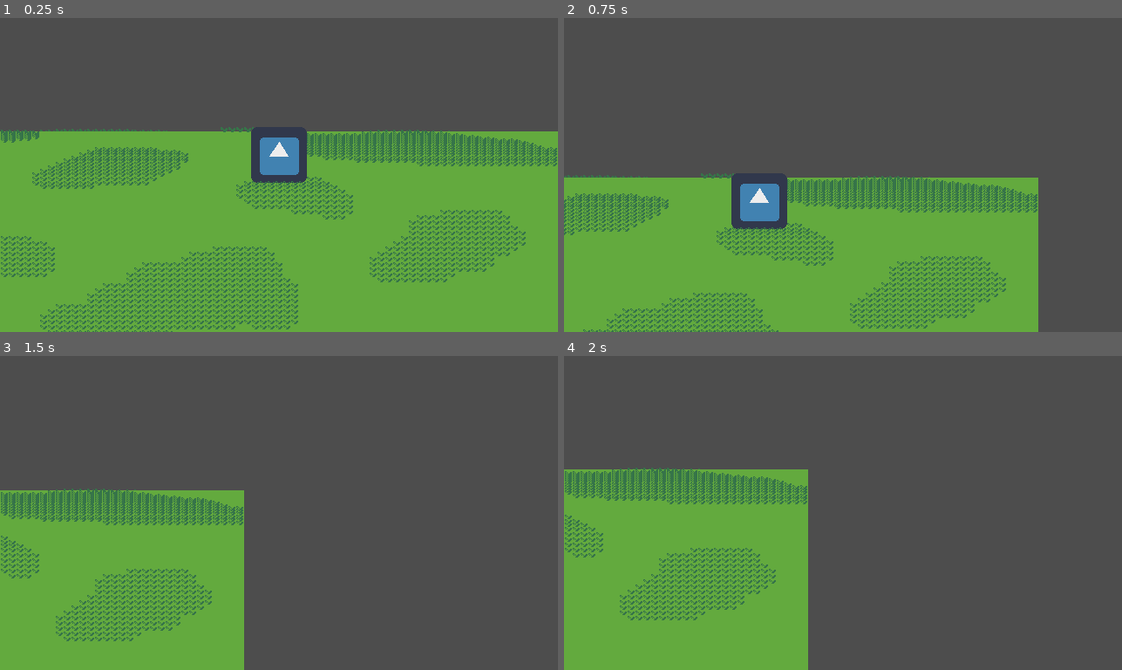
Above: before the commit, frames 1-4 (two rows, left to right).
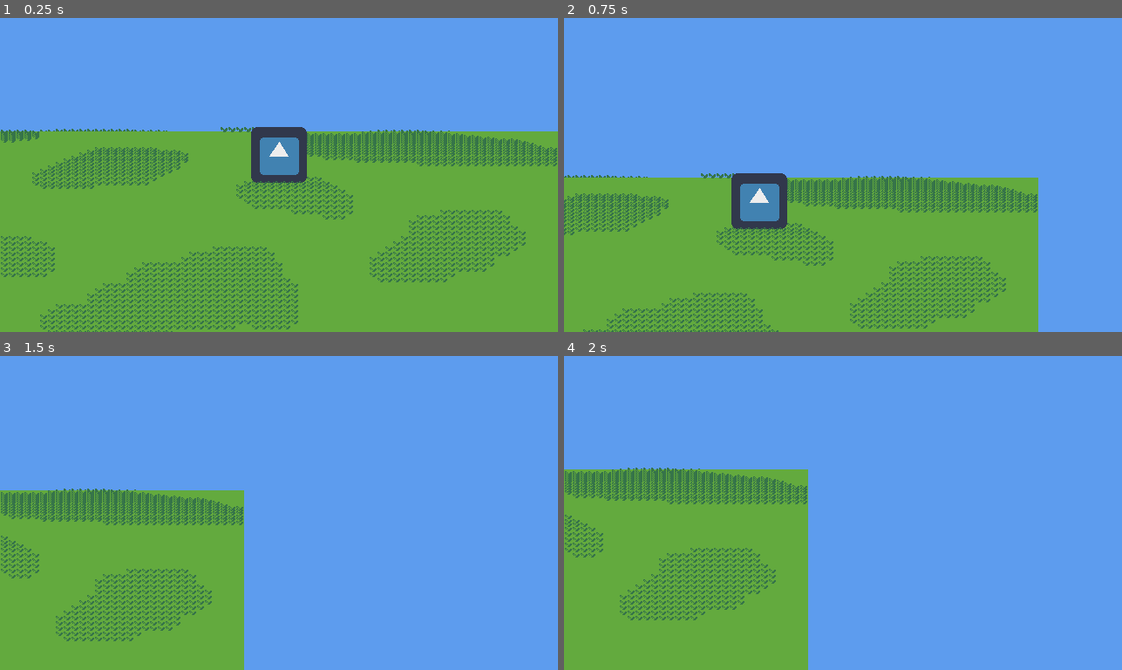
Above: after the commit, the same moments.

Repository: fitafunsoftware/project-fff
Game: Godot game, scene res://scenes/world.tscn
The game is run twice, just before and just after one commit, with the same random seed, the same clock (stepped at 60 frames per second) and the same inputs. This scene is started directly instead of the project's main scene. The engine's default icon, where the game draws it, is replaced by a stand-in: a white triangle on a blue panel in a dark square.
Inputs:
- Up to frame 1 (0.25 s): no input
- Up to frame 2 (0.75 s): tap Enter (start) at 0.5 s; hold D (dpright) from 0.53 s (still down); tap K (a) at 0.6 s
- Up to frame 3 (1.5 s): release D (dpright) at 1.28 s; hold Backspace (back) from 1.28 s (still down); tap K (a) at 1.35 s
- Up to frame 4 (2 s): keep holding Backspace (back)

The runs differ from the first frame. In frame 1, 36% of the frame differs, in the area x 0-100%, y 0-37%; in frame 2, 58%; in frame 3, 75%, in the area x 0-100%, y 0-100%; in frame 4, 72%.

Commit message:
Organize files.

Diff:
--- a/project.godot
+++ b/project.godot
@@ -223,6 +223,7 @@
 shading/overrides/force_lambert_over_burley=true
 driver/depth_prepass/enable=false
 camera/depth_of_field/depth_of_field_bokeh_shape=0
+environment/defaults/default_clear_color=Color(0.364706, 0.611765, 0.933333, 1)
 2d/snap/snap_2d_transforms_to_pixel=true
 2d/snap/snap_2d_vertices_to_pixel=true
 textures/canvas_textures/default_texture_filter=0
--- a/scenes/exit_scene.tscn
+++ b/scenes/exit_scene.tscn
@@ -1,4 +1,4 @@
-[gd_scene load_steps=2 format=3 uid="uid://baprkfx4afop1"]
+[gd_scene load_steps=2 format=3]
 
 [ext_resource type="Script" path="res://scripts/exit_scene.gd" id="1_lhubi"]
 
--- a/scenes/grass_generator.tscn
+++ b/scenes/grass_generator.tscn
@@ -1,6 +1,6 @@
-[gd_scene load_steps=4 format=3 uid="uid://dsqmyx0sbbc6f"]
+[gd_scene load_steps=4 format=3]
 
-[ext_resource type="Script" path="res://grass_generator.gd" id="1_e5ffu"]
+[ext_resource type="Script" path="res://custom_nodes/grass/grass_generator.gd" id="1_e5ffu"]
 [ext_resource type="Texture2D" uid="uid://btk5a1rwtajxh" path="res://assets/art/grass.png" id="2_7srlk"]
 [ext_resource type="Texture2D" uid="uid://btk4a6v03e14q" path="res://assets/art/bitmap.png" id="3_ciq4k"]
 
--- a/scenes/world.tscn
+++ b/scenes/world.tscn
@@ -1,15 +1,15 @@
-[gd_scene load_steps=16 format=3 uid="uid://ci8k18olmg3pn"]
+[gd_scene load_steps=16 format=3 uid="uid://y5unwk4xfuxg"]
 
 [ext_resource type="Shader" path="res://shaders/vertical.gdshader" id="1"]
 [ext_resource type="Shader" path="res://shaders/horizontal.gdshader" id="2"]
 [ext_resource type="Texture2D" uid="uid://dfmvmv5m8ew5x" path="res://assets/art/ground.png" id="2_fd3tu"]
-[ext_resource type="Script" path="res://custom_nodes/custom_sprite_3d/horizontal_sprite_3d.gd" id="2_l3mat"]
+[ext_resource type="Script" path="res://custom_nodes/sprite_3d/horizontal_sprite_3d.gd" id="3_2oefh"]
 [ext_resource type="Script" path="res://scripts/camera_body.gd" id="4"]
 [ext_resource type="Texture2D" uid="uid://bd5gaalmib0sy" path="res://assets/art/icon.png" id="4_ak3i4"]
-[ext_resource type="Script" path="res://grass_generator.gd" id="4_edk3n"]
-[ext_resource type="Script" path="res://custom_nodes/custom_sprite_3d/vertical_sprite_3d.gd" id="4_ns0b0"]
+[ext_resource type="Script" path="res://custom_nodes/grass/grass_generator.gd" id="4_wnc51"]
 [ext_resource type="Texture2D" uid="uid://btk5a1rwtajxh" path="res://assets/art/grass.png" id="5_8nxoq"]
 [ext_resource type="Texture2D" uid="uid://btk4a6v03e14q" path="res://assets/art/bitmap.png" id="6_csct1"]
+[ext_resource type="Script" path="res://custom_nodes/sprite_3d/vertical_sprite_3d.gd" id="10_cndng"]
 
 [sub_resource type="BoxShape3D" id="5"]
 size = Vector3(200, 2, 200)
@@ -44,13 +44,13 @@
 
 [node name="MeshInstance3D" type="MeshInstance3D" parent="Ground"]
 mesh = SubResource("PlaneMesh_1h247")
-script = ExtResource("2_l3mat")
+script = ExtResource("3_2oefh")
 texture = ExtResource("2_fd3tu")
 subdivisions_per_meter_depth = 64
 
 [node name="GrassGenerator" type="Node3D" parent="."]
 transform = Transform3D(1, 0, 0, 0, 1, 0, 0, 0, 1, 0.005, 0, 0)
-script = ExtResource("4_edk3n")
+script = ExtResource("4_wnc51")
 grass_texture = ExtResource("5_8nxoq")
 grass_map = ExtResource("6_csct1")
 
@@ -74,4 +74,4 @@
 material_override = SubResource("ShaderMaterial_gaciq")
 offset = Vector2(0, 32)
 texture = ExtResource("4_ak3i4")
-script = ExtResource("4_ns0b0")
+script = ExtResource("10_cndng")
Renamed: grass_generator.gd -> custom_nodes/grass/grass_generator.gd
Renamed: grass_instance_3d.gd -> custom_nodes/grass/grass_instance_3d.gd
Renamed: custom_nodes/custom_sprite_3d/horizontal_sprite_3d.gd -> custom_nodes/sprite_3d/horizontal_sprite_3d.gd
Renamed: custom_nodes/custom_sprite_3d/vertical_sprite_3d.gd -> custom_nodes/sprite_3d/vertical_sprite_3d.gd
